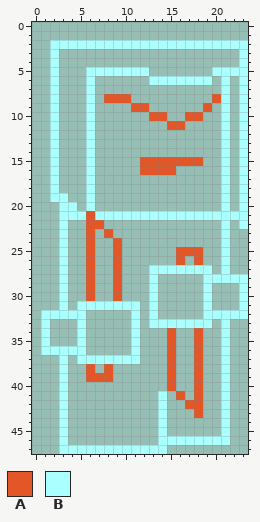
Two versions of one pixel-art sprite, assets/characters/daggers/hit.png. This is how it looked before the edit.
The file is 48x96 pixels, drawn in blocks of 2x2; one block is one cell here.
Palette (. is transparent): A #e25628  B #aaffff
Pixels before, first column x 1:
 2 .BBBBBBBBBBBBBBBBBBBBBB
 3 .B....................B
 4 .B....................B
 5 .B...BBBBBBB.......BBBB
 6 .B...B......BBBBBBB.B.B
 7 .B...B..............B.B
 8 .B...B.AAA.........AB.B
 9 .B...B....AA......A.B.B
10 .B...B......AA..AA..B.B
11 .B...B........AA....B.B
12 .B...B..............B.B
13 .B...B..............B.B
14 .B...B..............B.B
15 .B...B.....AAAAAAA..B.B
16 .B...B.....AAAA.....B.B
17 .B...B..............B.B
18 .B...B..............B.B
19 .BB..B..............B.B
20 ..BB.B..............B.B
21 ..BBBABBBBBBBBBBBBBBBBB
22 ..B..AA.............B.B
23 ..B..A.A............B..
24 ..B..A..A...........B..
25 ..B..A..A......AAA..B..
26 ..B..A..A......A.A..B..
27 ..B..A..A...BBBBBBB.B..
28 ..B..A..A...B.....BBBBB
29 ..B..A..A...B.....B...B
30 ..B..A..A...B.....B...B
31 ..B.BBBBBBB.B.....B...B
32 BBBBB.....B.B.....BBBBB
33 B...B.....B.BBBBBBB.B..
34 B...B.....B...A..A..B..
35 B...B.....B...A..A..B..
36 BBBBB.....B...A..A..B..
37 ..B.BBBBBBB...A..A..B..
38 ..B..A.A......A..A..B..
39 ..B..AAA......A..A..B..
40 ..B...........A..A..B..
41 ..B..........B.A.A..B..
42 ..B..........B..AA..B..
43 ..B..........B...A..B..
44 ..B..........B......B..
45 ..B..........B......B..
46 ..B..........BBBBBBBB..
47 ..BBBBBBBBBBBB.........
The same view after the edit:
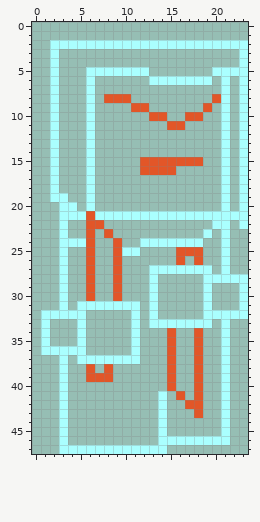
From the commit log: Add hit and strike spritesheet for SwordShield
Changes in this commit:
The author put colour B in row 22 at x 20; in row 23 at x 19; in row 24 at x 4 to 5 and 12 to 18; in row 25 at x 10 to 11.
Boxes around the changes in both pictures, in picture pixels (x1, y1, x2, y2):
added: (122, 220, 221, 256)
added: (68, 238, 86, 247)
